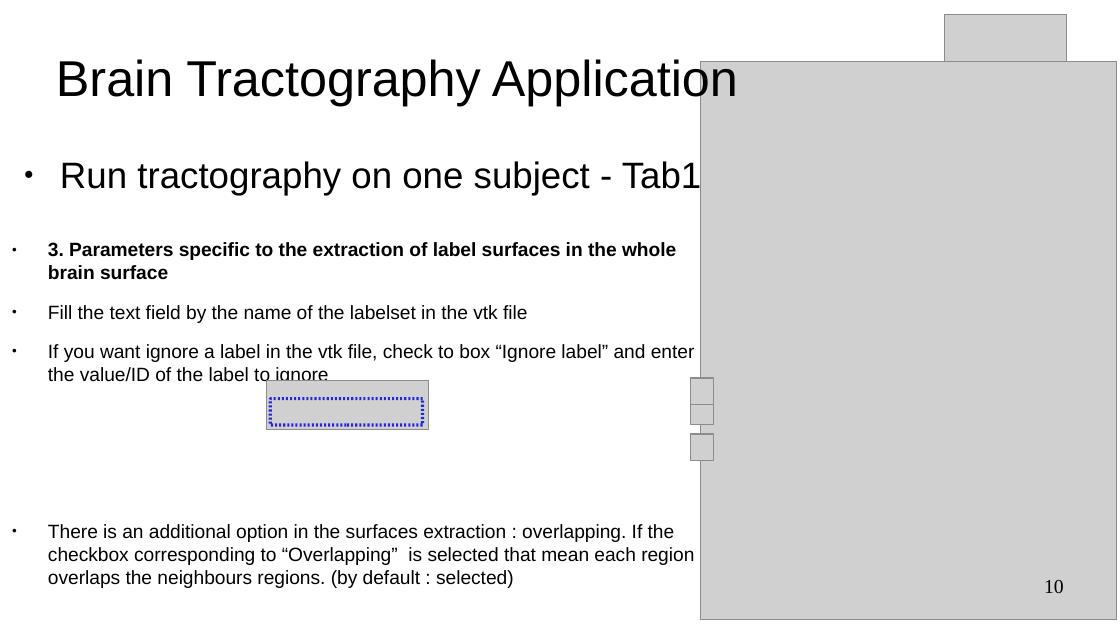
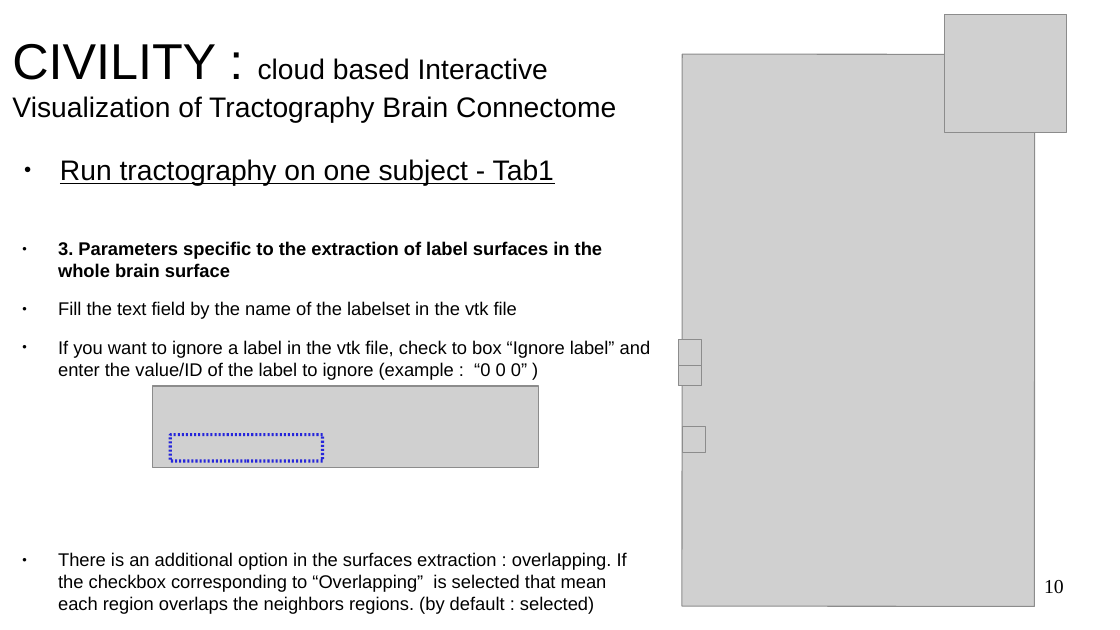
Before and after one commit to NIRALUser/CIVILITY, a slide deck: slide 10 of Documentation/tutoBrainTractographyApp.odp. Drawn at 1120x630 pixels with LibreOffice and Linux fonts; fonts in the diff are those of the drawing; grey boxes stand for pictures; background and template pictures are left out. Boxes give left, top, right and bottom in pixels: in the first picture for what was removed or moved away, otherwise in the second. Text is boxed around its words. In the diff, an @@ line names an element or a change of style, - is before the commit and + after.

```diff
--- a/Documentation/tutoBrainTractographyApp.odp
+++ b/Documentation/tutoBrainTractographyApp.odp
@@ title added at box(12, 44, 616, 123), 20 pt, text #000000 @@
+CIVILITY : cloud based Interactive Visualization of Tractography Brain Connectome
@@ title removed at box(56, 59, 738, 106) @@
-Brain Tractography Application
@@ picture: place and size @@
-picture at box(701, 61, 1117, 620)
+picture at box(682, 54, 1035, 606)
@@ text "Run tractography on one subject ..." at box(60, 159, 554, 186): size 26 to 20 pt, underline on @@
@@ text "3. Parameters specific to the ...": place and size @@
-text "3. Parameters specific to the ..." at box(48, 242, 695, 588)
+text "3. Parameters specific to the ..." at box(58, 241, 651, 614)
@@ text at box(58, 241, 602, 319): size 13.6 to 12.9 pt in "3. Parameters specific to the extraction of ...", "Fill the text field by the name ..." @@
@@ text at box(58, 340, 651, 614): text changed; size 13.6 to 12.9 pt @@
-● If you want ignore a label in the vtk file, check to box “Ignore label” and enter the value/ID of the label to ignore
-● There is an additional option in the surfaces extraction : overlapping. If the checkbox corresponding to “Overlapping” is selected that mean each region overlaps the neighbours regions. (by default : selected)
+● If you want to ignore a label in the vtk file, check to box “Ignore label” and enter the value/ID of the label to ignore (example : “0 0 0” )
+● There is an additional option in the surfaces extraction : overlapping. If the checkbox corresponding to “Overlapping” is selected that mean each region overlaps the neighbors regions. (by default : selected)
@@ picture: place and size @@
-picture at box(691, 398, 714, 425)
+picture at box(679, 339, 702, 366)
@@ picture: place and size @@
-picture at box(266, 381, 429, 429)
+picture at box(152, 386, 539, 468)
@@ picture: place and size @@
-picture at box(691, 378, 714, 405)
+picture at box(679, 360, 702, 386)
@@ rectangle: place and size @@
-rectangle at box(270, 398, 423, 425)
+rectangle at box(171, 435, 323, 461)
@@ picture: place and size @@
-picture at box(691, 434, 714, 460)
+picture at box(683, 427, 706, 453)
```
Also in this commit, not shown: 12 other slides changed, 8 slides added, 2 slides removed, 1 other file.
